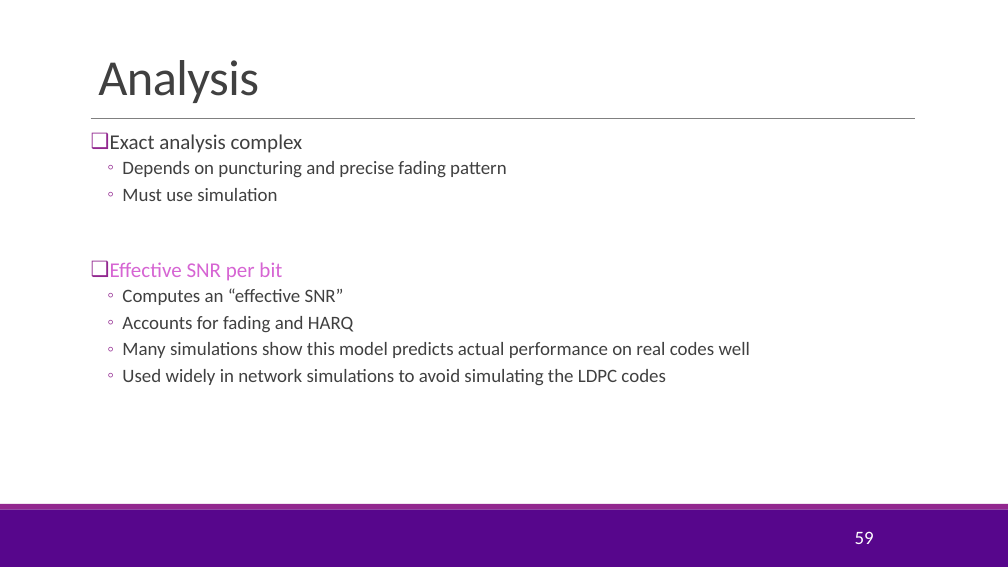
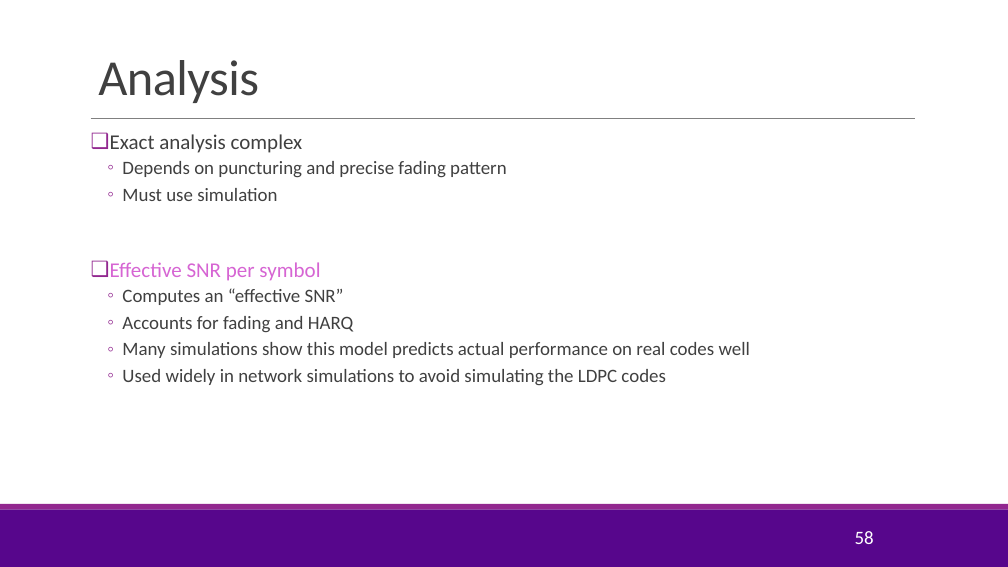
Before and after one commit to sdrangan/wirelesscomm, a slide deck: slide 58 of lectures/Unit05_AMC.pptx (slide 59 before the commit). Drawn at 1008x567 pixels with LibreOffice and Linux fonts; fonts in the diff are those of the drawing; background and template pictures are left out. Boxes give left, top, right and bottom in pixels: in the first picture for what was removed or moved away, otherwise in the second. Text is boxed around its words. In the diff, an @@ line names an element or a change of style, - is before the commit and + after.

```diff
--- a/lectures/Unit05_AMC.pptx
+++ b/lectures/Unit05_AMC.pptx
@@ text at [110, 262, 320, 281]: text changed @@
-❑ Effective SNR per bit
+❑ Effective SNR per symbol
@@ page number at [855, 531, 874, 544]: text changed @@
-59
+58
```
Also in this commit, not shown: 4 other slides changed, 4 slides added, 3 slides removed, 4 other files.
